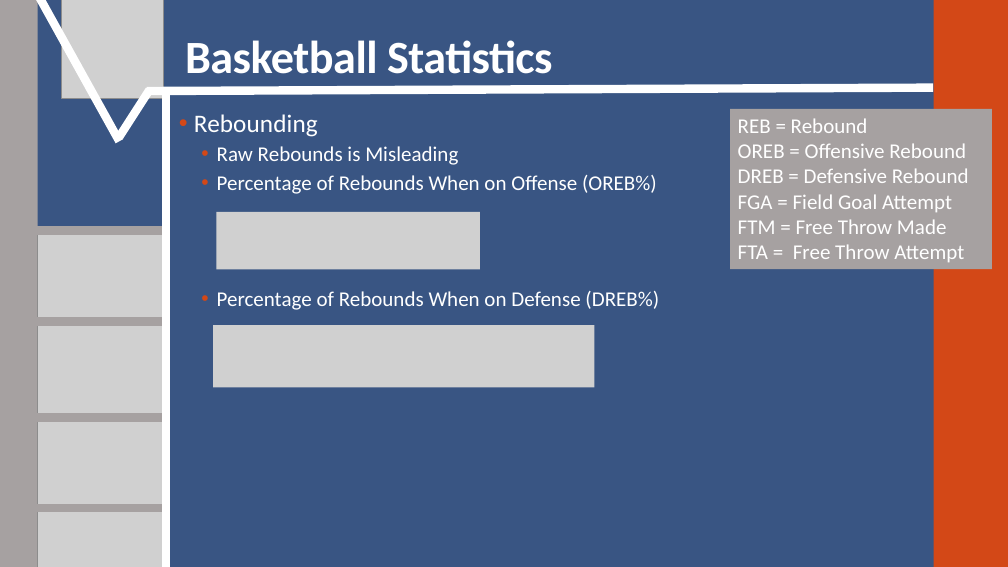
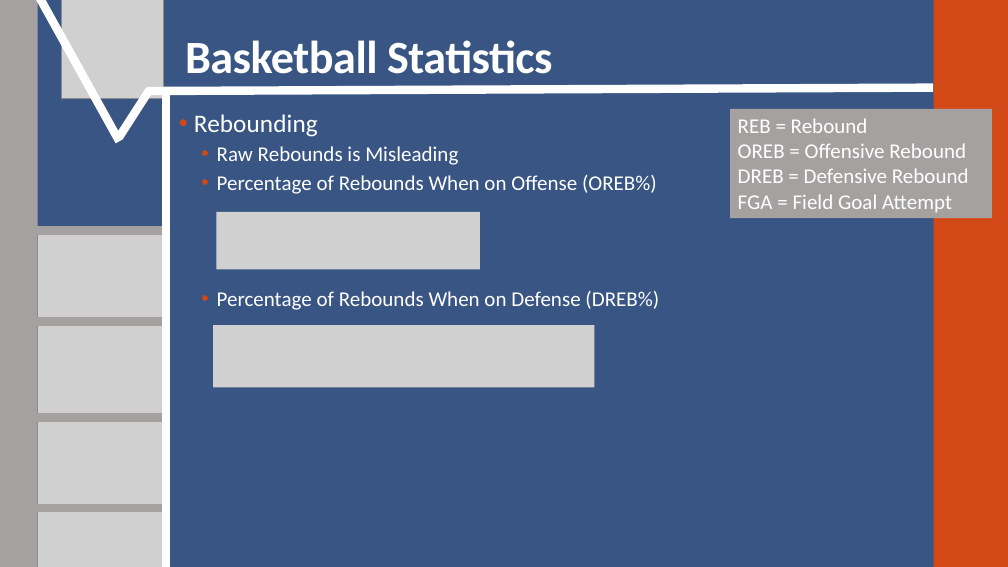
Before and after one commit to SuperMarioGiacomazzo/STOR390_WEBSITE, a slide deck: slide 5 of Slides/Basketball 1/Basketball_1_Lecture.pptx. Drawn at 1008x567 pixels with LibreOffice and Linux fonts; fonts in the diff are those of the drawing; grey boxes stand for pictures. Boxes give left, top, right and bottom in pixels: in the first picture for what was removed or moved away, otherwise in the second. Text is boxed around its words. In the diff, an @@ line names an element or a change of style, - is before the commit and + after.

```diff
--- a/Slides/Basketball 1/Basketball_1_Lecture.pptx
+++ b/Slides/Basketball 1/Basketball_1_Lecture.pptx
@@ rectangle "REB = Rebound": place and size @@
-rectangle "REB = Rebound" at (730, 109, 992, 269)
+rectangle "REB = Rebound" at (730, 109, 992, 219)
@@ text in rectangle at (738, 219, 964, 262): paragraphs removed @@
-FTM = Free Throw Made
-FTA = Free Throw Attempt
```
Also in this commit, not shown: 1 other slide changed, 12 other files.
